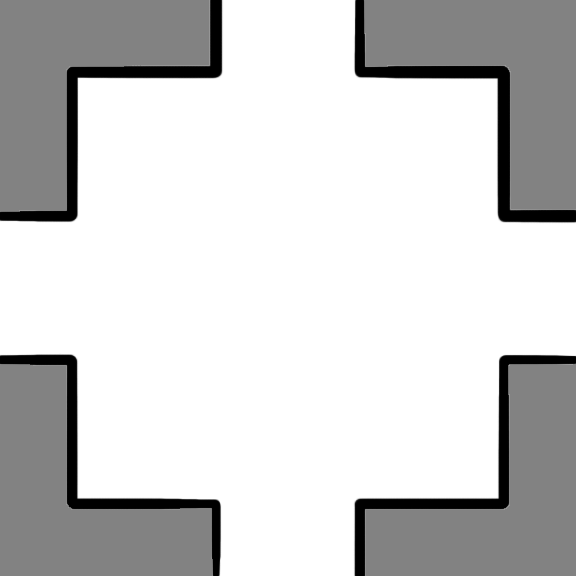
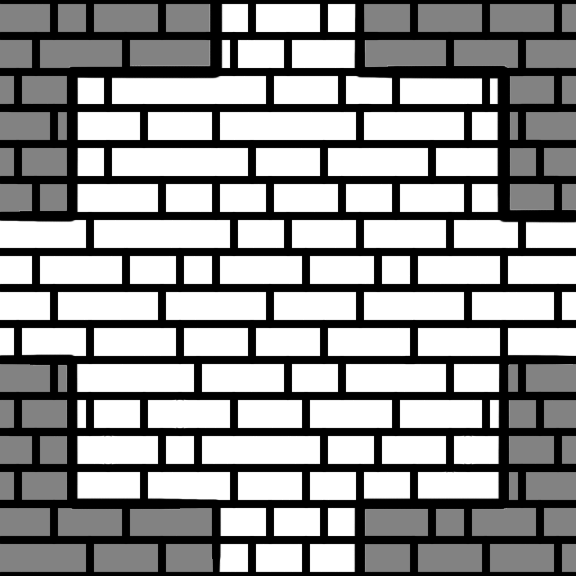
Layered file, before and after one edit (576x576). Changes by layer:
added layer "Layer 14" above "Layer 15" over [0, 0, 576, 576]
added layer "Layer 14 copy 4" above "Layer 14 copy 3" over [0, 0, 576, 576]
added layer "Layer 14 copy 3" above "Layer 14 copy 2" over [0, 0, 576, 576]
added layer "Layer 14 copy 2" above "Layer 14 copy" over [0, 0, 576, 576]
added layer "Layer 14 copy" above "Base Style" over [0, 0, 576, 576]
